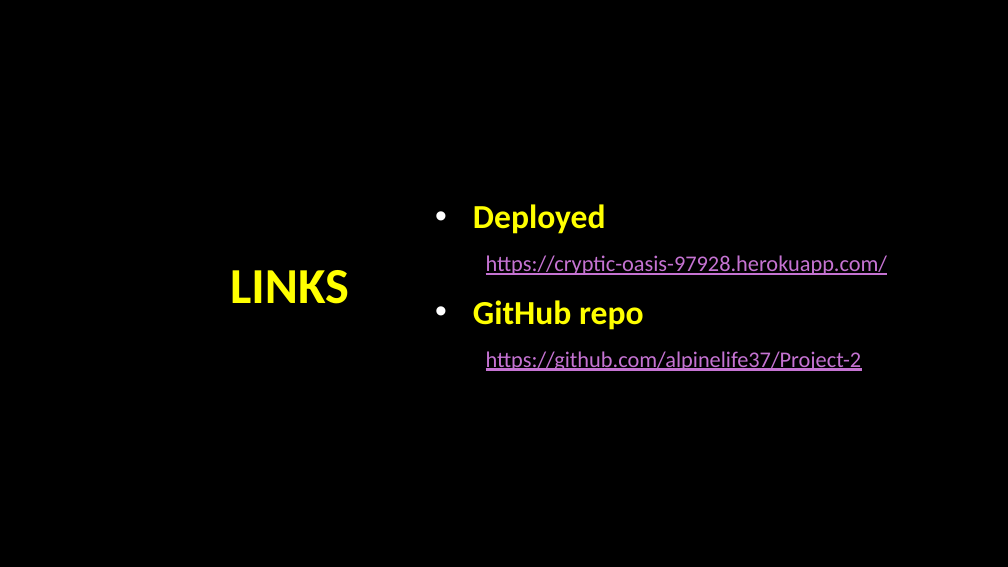
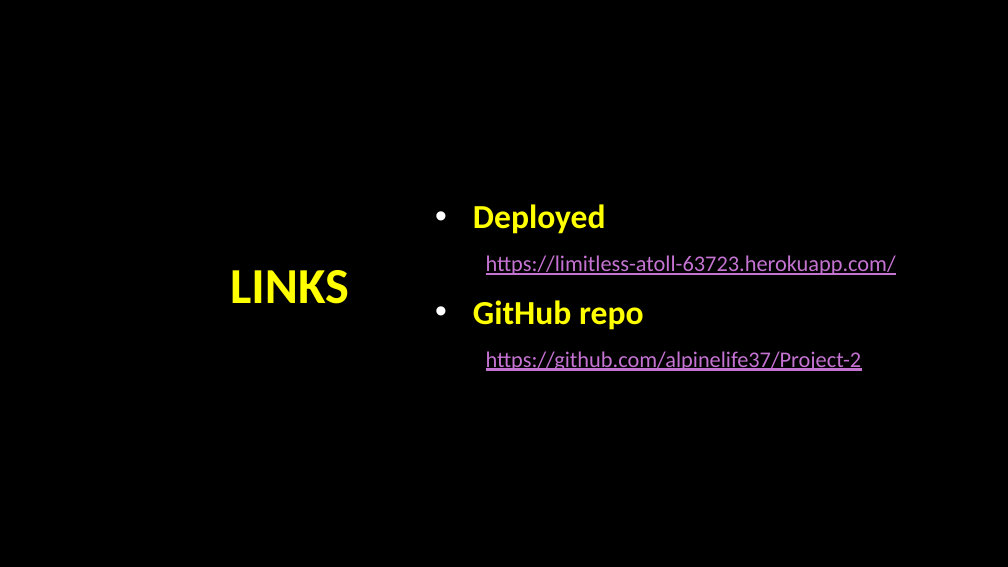
Before and after one commit to alpinelife37/Project-2, a slide deck: slide 8 of Project 2.pptx (slide 7 before the commit). Drawn at 1008x567 pixels with LibreOffice and Linux fonts; fonts in the diff are those of the drawing; background and template pictures are left out. Boxes give left, top, right and bottom in pixels: in the first picture for what was removed or moved away, otherwise in the second. Text is boxed around its words. In the diff, an @@ line names an element or a change of style, - is before the commit and + after.

Commit message:
updated links

```diff
--- a/Project 2.pptx
+++ b/Project 2.pptx
@@ text at [486,255,896,275]: text changed @@
-https://cryptic-oasis-97928.herokuapp.com/
+https://limitless-atoll-63723.herokuapp.com/
```
Also in this commit, not shown: 1 slide added, 1 other file.
